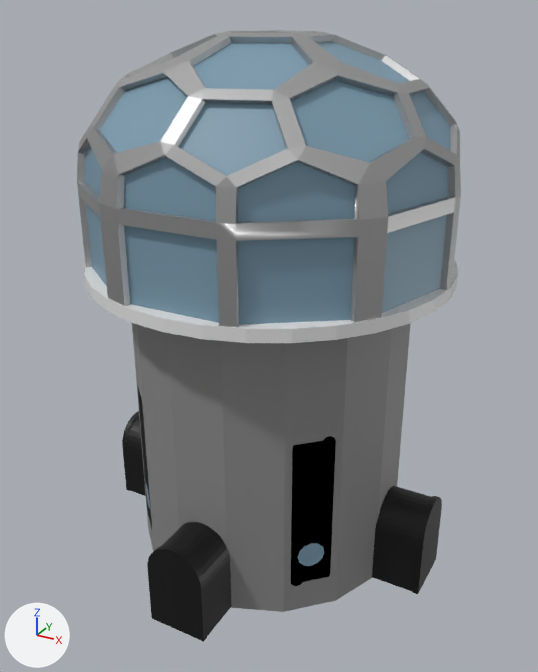
The FBX model Assets/Models/lookout.fbx: old version first, new version second.
The view is the same before and after, from a camera (50 mm lens) standing at (5.59, -10.24, 8.98) and looking at (0.05, -0.16, 3.94). The lights are fixed; the arrows at lower left show +X, +Y and +Z. Where no turn or scale is listed for an object, it has been applied to the vertices. Vertices at the same position are counted once.

In view in the first picture: 'Body', 'Dome frame', 'Dome glass', 'Top floor', 'connector', 'connector wall', 'connector wall.002', 'connector.001', 'connector.002'.
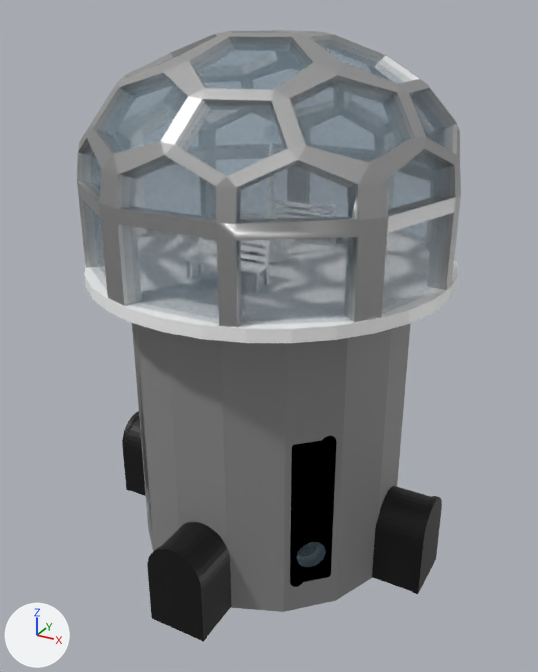
Where the newer file only moved an object's origin or applied its transform, the numbers keep the older frame.

Location of each change, [x1, y1, x2, y2] in pixels of the pictures (538 x 672 px; the box of a moved part takes in the faces that stretch with it):
'Dome glass', reshaped, rescaled: before [84, 41, 450, 325]; after [82, 40, 453, 326]
part 1 of me_icosphere_003, built on (blue): before [86, 204, 447, 325]
part 2 of me_cylinder_005, moved or reshaped: [132, 323, 154, 549] in both

The edits, one by one:
Material 'Glass' (mat_glass) is new.
Its base color is (0.198, 0.329, 0.426) (blue #7b9baf).
Its alpha is 0.2.
me_icosphere_003 is used by ob_dome_glass; location (0.0, 0.0, 6.75); scale (3.0, 3.0, 2.0).
me_icosphere_003 had 181 vertices, 171 faces and spanned x -0.95..0.95, y -0.93..0.93, z -1.0..0.92.
me_icosphere_003 no longer uses material mat_material_001 (blue #7b9baf).
me_icosphere_003 now has 321 vertices, 322 faces and spans x -0.95..0.95, y -0.93..0.93, z -1.0..0.92.
me_icosphere_003 part 1: 20 vertices removed from x -0.95..0.95, y -0.93..0.93, z -0.13; 160 vertices added at x -0.91..0.91, y -0.88..0.88, z -0.75..0.89.
me_icosphere_003 now uses material mat_glass (blue #7b9baf).
me_cylinder_005 has 384 vertices, 250 faces and spans x -2.28..2.28, y -2.28..2.28, z -2.62..2.5.
me_cylinder_005 is used by ob_body; location (0.0, 0.0, 2.6).
me_cylinder_005 part 2: 14 vertices moved from x -1.77..-1.33, y -1.77..-1.3, z -1.76..-1.37 to x -1.79..-1.3, y -1.79..-1.3, z -1.81..-1.31; 10 vertices removed from x -1.69..-1.31, y -1.69..-1.27, z -1.79..-1.34; 10 vertices added at x -1.7..-1.27, y -1.7..-1.27, z -1.81..-1.31.
me_cylinder_005 no longer uses material mat_material_001 (blue #7b9baf).
me_cylinder_005 now uses material mat_glass (blue #7b9baf).
Object 'Dome glass' (ob_dome_glass) is rescaled from (3.0, 3.0, 2.0) to (3.04, 3.04, 2.02).
